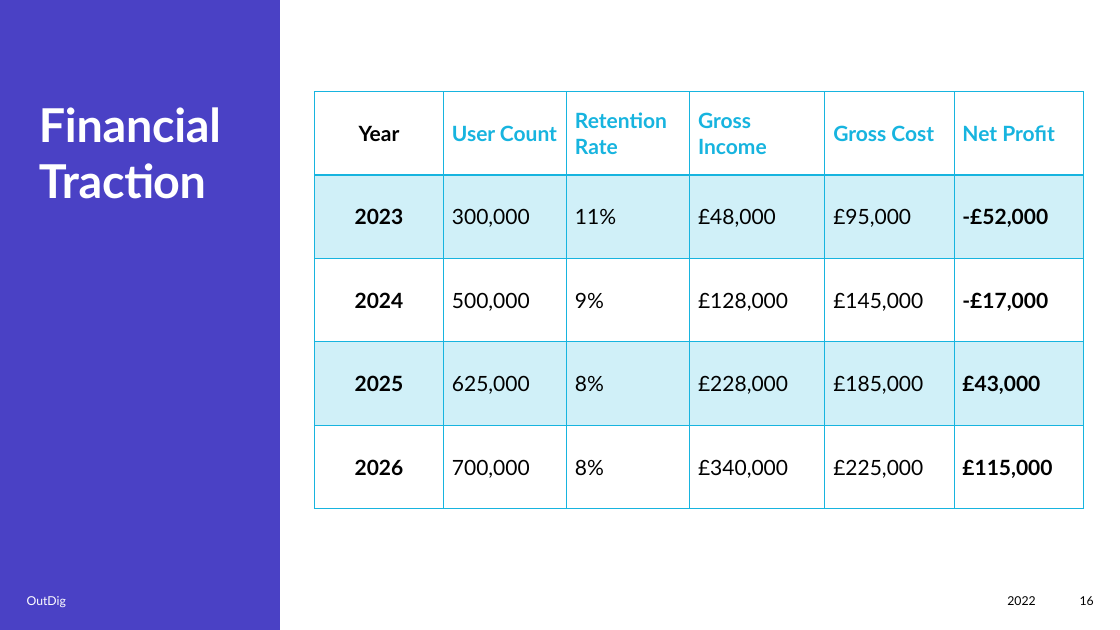
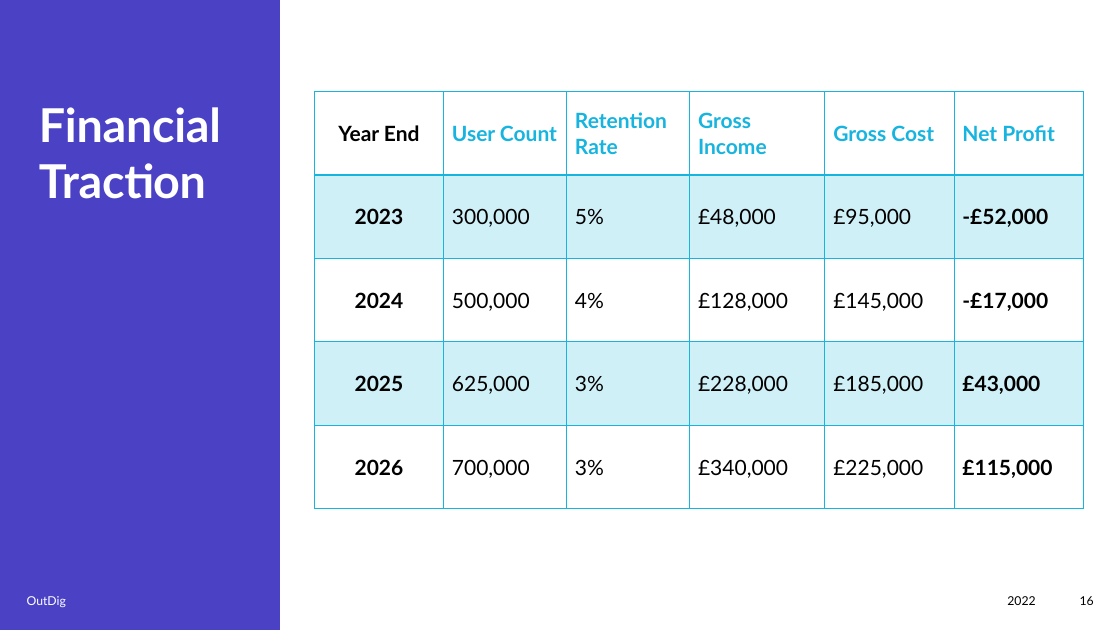
Before and after one commit to Joe34441/IndieDevPPT, a slide deck: slide 16 of CT6018 Joe Mason s4001719.pptx. Drawn at 1120x630 pixels with LibreOffice and Linux fonts; fonts in the diff are those of the drawing. Boxes give left, top, right and bottom in pixels: in the first picture for what was removed or moved away, otherwise in the second. Text is boxed around its words. In the diff, an @@ line names an element or a change of style, - is before the commit and + after.

```diff
--- a/CT6018 Joe Mason s4001719.pptx
+++ b/CT6018 Joe Mason s4001719.pptx
@@ table at bbox=[314, 92, 1085, 509] @@
-row 1, column 1: Year
+row 1, column 1: Year End
-row 2, column 3: 11%
+row 2, column 3: 5%
-row 3, column 3: 9%
+row 3, column 3: 4%
-row 4, column 3: 8%
+row 4, column 3: 3%
-row 5, column 3: 8%
+row 5, column 3: 3%
```
Also in this commit, not shown: 9 other slides changed.
